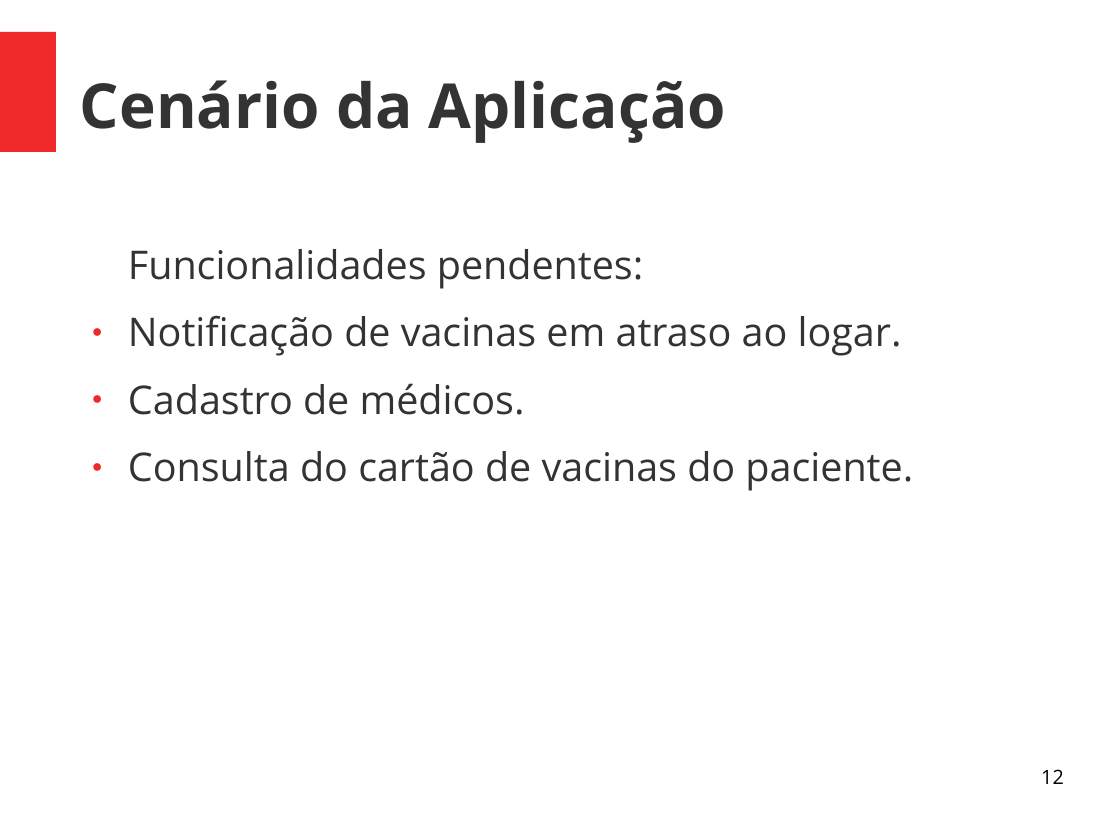
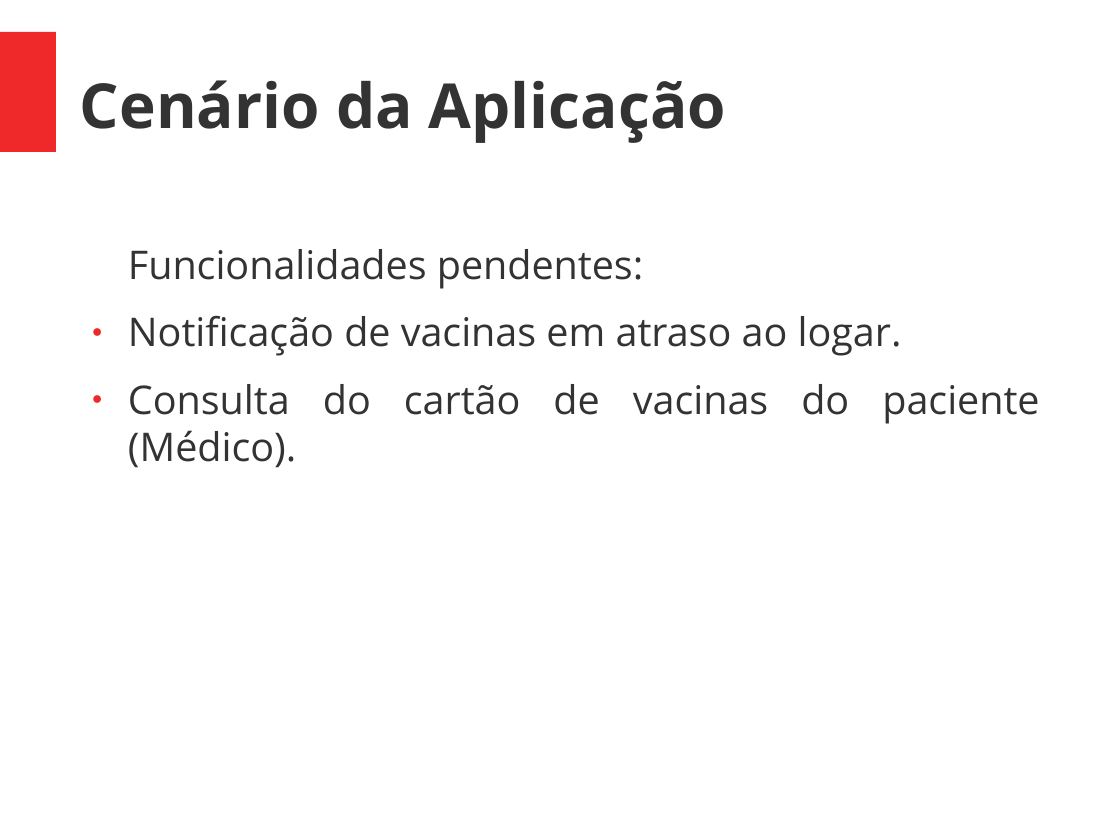
Before and after one commit to Saulodm/TCC, a slide deck: slide 9 of Apresentação/pré banca.odp (slide 12 before the commit). Drawn at 1120x840 pixels with LibreOffice and Linux fonts; fonts in the diff are those of the drawing. Boxes give left, top, right and bottom in pixels: in the first picture for what was removed or moved away, otherwise in the second. Text is boxed around its words. In the diff, an @@ line names an element or a change of style, - is before the commit and + after.

```diff
--- a/Apresentação/pré banca.odp
+++ b/Apresentação/pré banca.odp
@@ text at (128, 384, 1039, 468): text changed @@
-● Cadastro de médicos.
-● Consulta do cartão de vacinas do paciente.
+● Consulta do cartão de vacinas do paciente (Médico).
@@ page number removed at (1041, 769, 1064, 784) @@
-12
```
Also in this commit, not shown: 6 other slides changed, 3 slides added, 5 slides removed, 22 other files.
